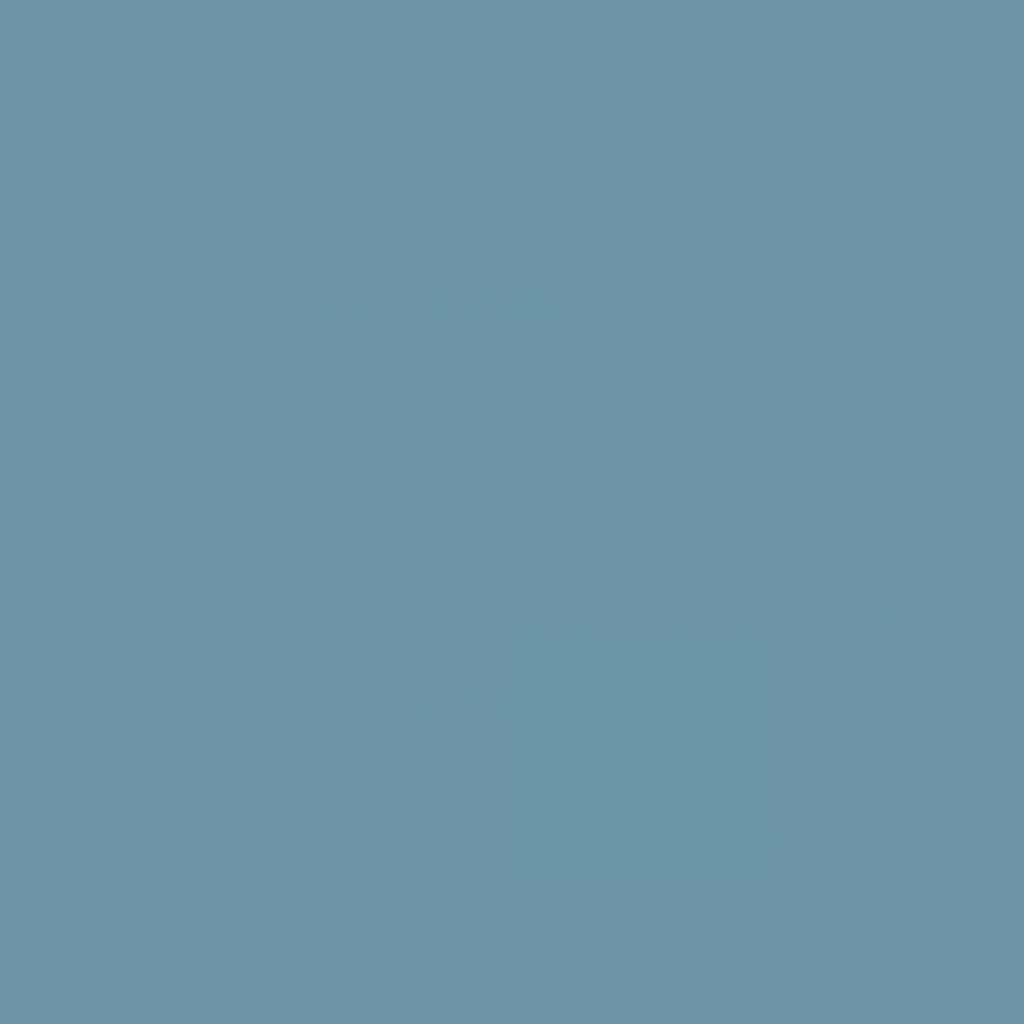
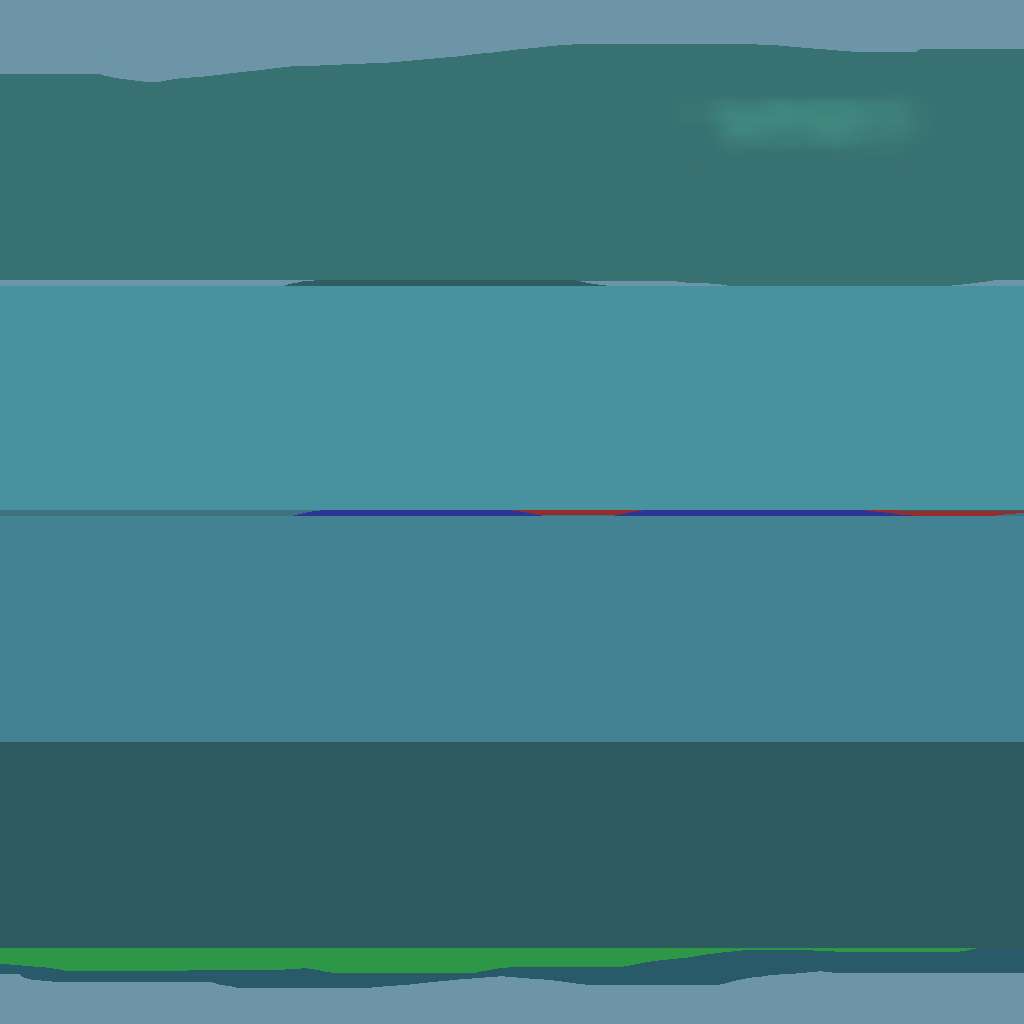
The second 1024 × 1024 image is a revision of the first. Changes to its layers:
added layer "Layer 6" above "Layer 3" over [left=640, top=64, right=960, bottom=192]
added layer "Layer 3" above "Layer 2" over [left=0, top=44, right=1024, bottom=988]
painted on "Layer 2" over [left=0, top=44, right=1024, bottom=988]
removed layer "Layer 1" over [left=0, top=44, right=1024, bottom=988]
